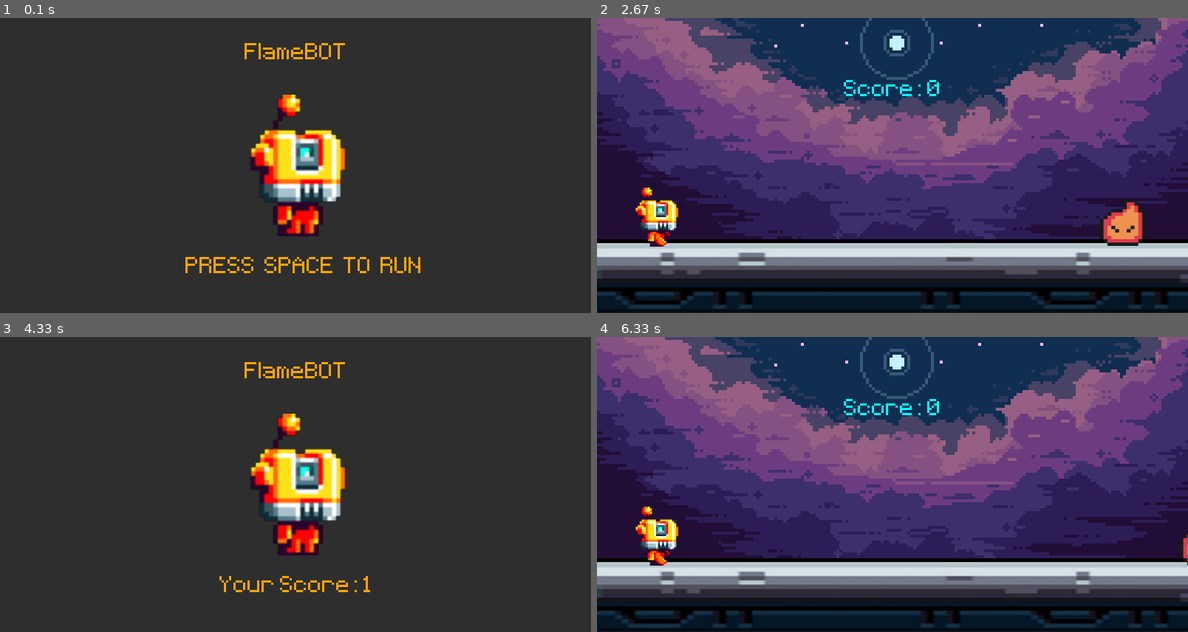
Above: before the commit, frames 1-4 (two rows, left to right).
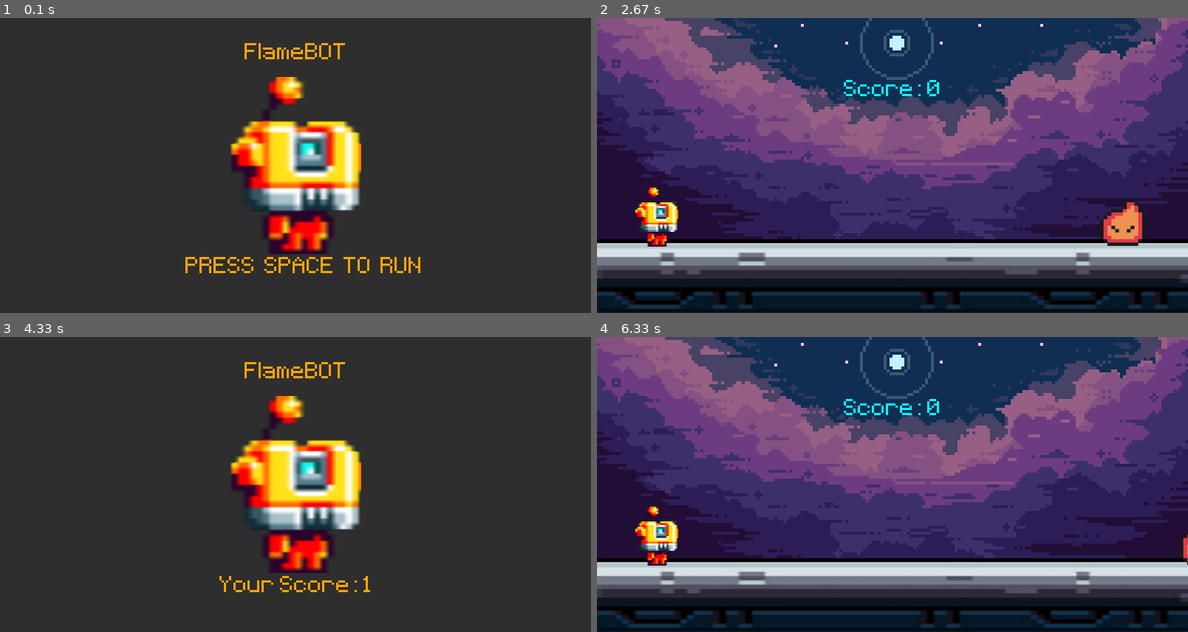
Above: after the commit, the same moments.

Repository: Hpollard003/FlameBot
Game: pygame game, started from pygame/main.py
Same seed, same stepped clock (60 frames per second), same inputs: the game is played once before the commit and once after it.
Inputs (mouse positions are in pixels of both pictures, inside the frame that each line leads up to):
- Up to frame 1 (0.1 s): no input
- Up to frame 2 (2.67 s): tap Space at 0.33, 2.33 s; click (656, 218) at 0.72 s; click (656, 218) at 1.55 s
- Up to frame 3 (4.33 s): tap Space at 2.67, 3.57, 3.87, 4.07 s
- Up to frame 4 (6.33 s): tap Space at 4.37, 4.57, 4.87, 5.47, 5.77, 6.3 s

The runs differ from the first frame. In frame 1, 7.7% of the frame differs, in the area x 39-62%, y 20-80%; in frame 2, 0.7%; in frame 3, 7.7%; in frame 4, 0.7%.

Commit message:
Render Jump Animation

Diff:
--- a/pygame/main.py
+++ b/pygame/main.py
@@ -31,6 +31,8 @@
 enemy_rect = enemy_surf.get_rect(midbottom = (600 , 310))
 
 # Player attributes
+player_idle = pygame.image.load('graphics/player/player.png')
+player_idle_rect = player_idle.get_rect(midbottom = (80, 310))
 player_surf = pygame.image.load('graphics/Player/Robot_Walk1_v1.png').convert_alpha()
 player_rect = player_surf.get_rect(midbottom = (80,310))
 player_gravity = 0
@@ -85,7 +87,11 @@
         player_gravity += 1
         player_rect.y += player_gravity
         if player_rect.bottom >= 310: player_rect.bottom = 310
-        screen.blit(player_surf, player_rect)
+        # screen.blit(player_surf, player_rect)
+        if player_rect.bottom == 310:
+            screen.blit(player_idle, player_idle_rect)
+        else:
+            screen.blit(player_surf, player_rect)
 
         # GameOver Collision
         if enemy_rect.colliderect(player_rect):
Binary file changed: pygame/graphics/Player/player.png
